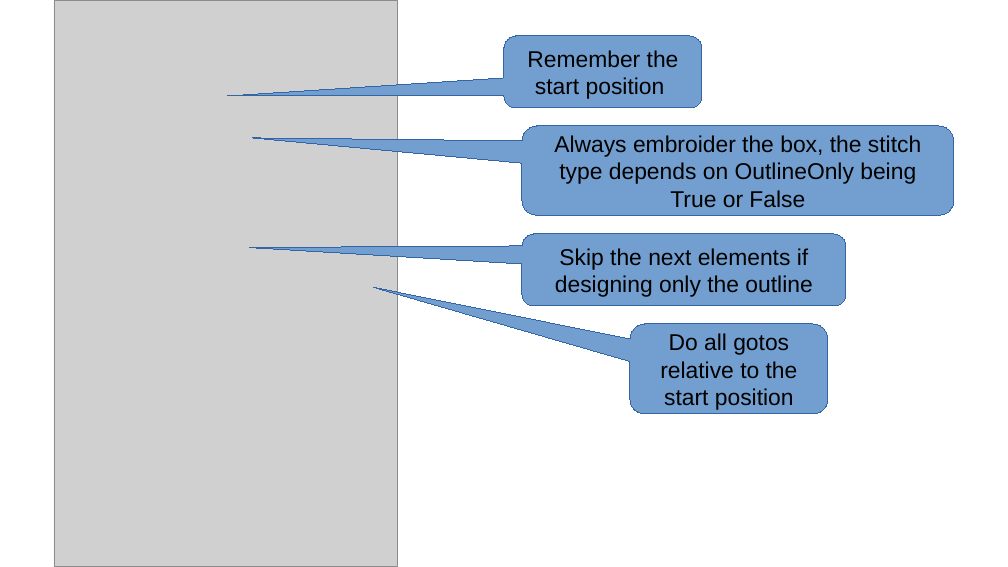
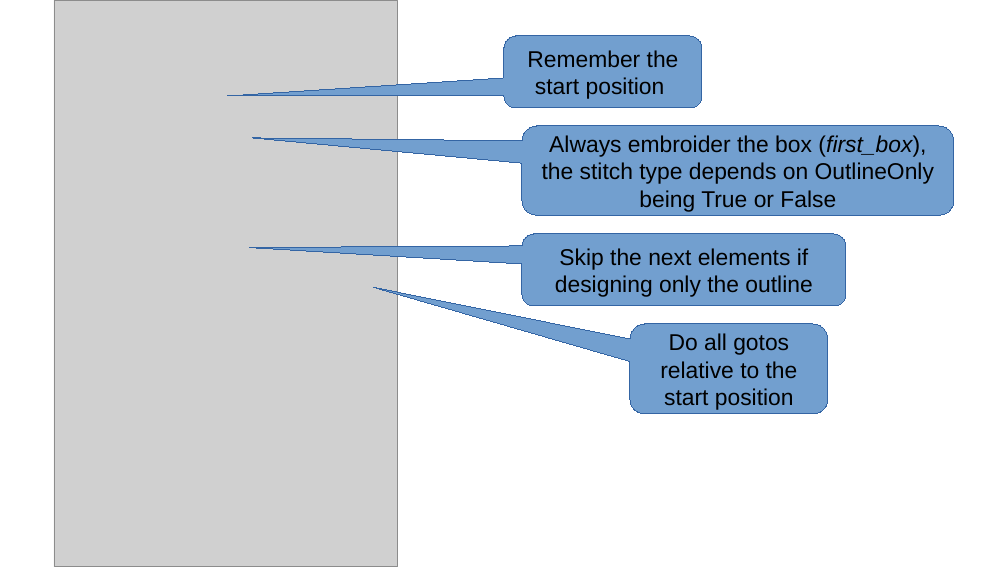
Before and after one commit to hansdejongehv/TSUSB, a slide deck: slide 8 of Miscellaneous/Repeated designs and backing.odp. Drawn at 1008x567 pixels with LibreOffice and Linux fonts; fonts in the diff are those of the drawing; grey boxes stand for pictures. Boxes give left, top, right and bottom in pixels: in the first picture for what was removed or moved away, otherwise in the second. Text is boxed around its words. In the diff, an @@ line names an element or a change of style, - is before the commit and + after.

```diff
--- a/Miscellaneous/Repeated designs and backing.odp
+++ b/Miscellaneous/Repeated designs and backing.odp
@@ text in rounded speech box at [542, 135, 934, 212]: text changed @@
-Always embroider the box, the stitch type depends on OutlineOnly being True or False
+Always embroider the box (first_box), the stitch type depends on OutlineOnly being True or False
```
Also in this commit, not shown: 7 other slides changed, 2 other files.
